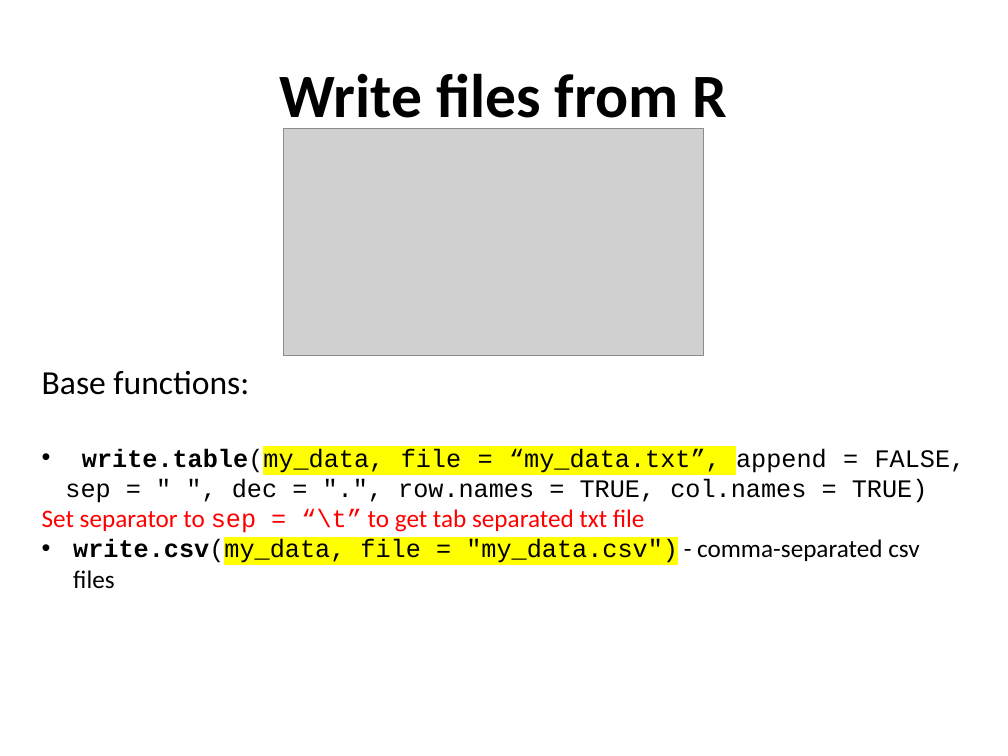
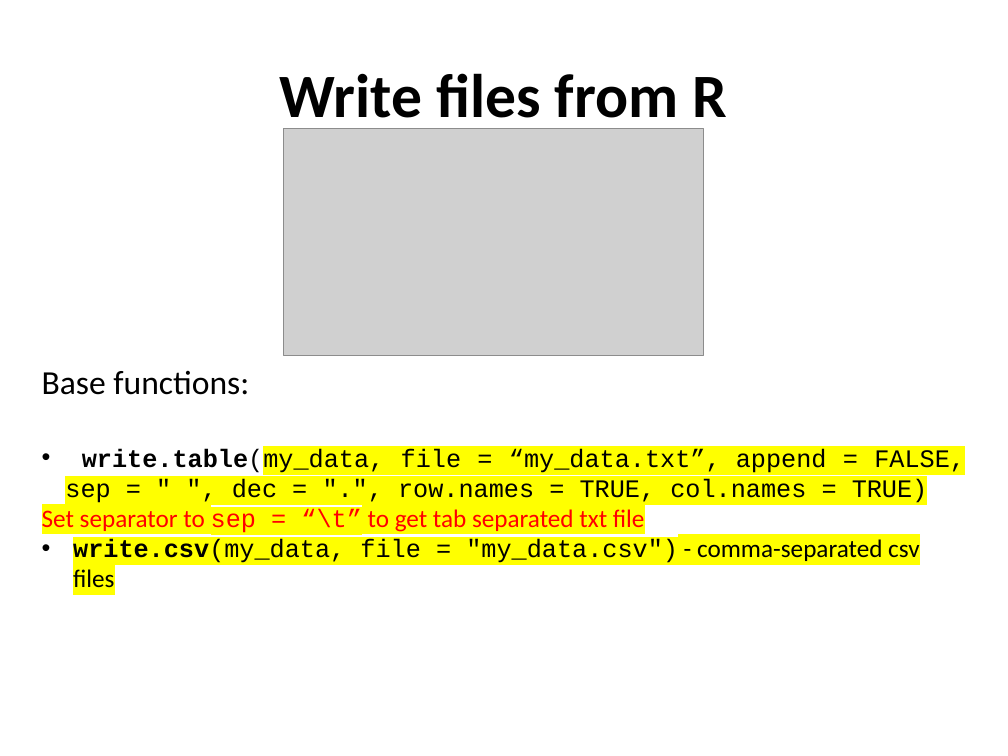
Before and after one commit to sraorao/IFPN_R_intro_MT2022, a slide deck: slide 22 of powerpoint/Session1.pptx (slide 21 before the commit). Drawn at 1008x756 pixels with LibreOffice and Linux fonts; fonts in the diff are those of the drawing; grey boxes stand for pictures. Boxes give left, top, right and bottom in pixels: in the first picture for what was removed or moved away, otherwise in the second. Text is boxed around its words. In the diff, an @@ line names an element or a change of style, - is before the commit and + after.

```diff
--- a/powerpoint/Session1.pptx
+++ b/powerpoint/Session1.pptx
@@ text at [42,448,965,588]: highlight none to #FFFF00 in "append = FALSE, sep = " ", ...", "Set separator to sep = “\t” to ...", "write.csv(my_data, - comma-separated csv files" @@
```
Also in this commit, not shown: 11 other slides changed, 1 slide added.
